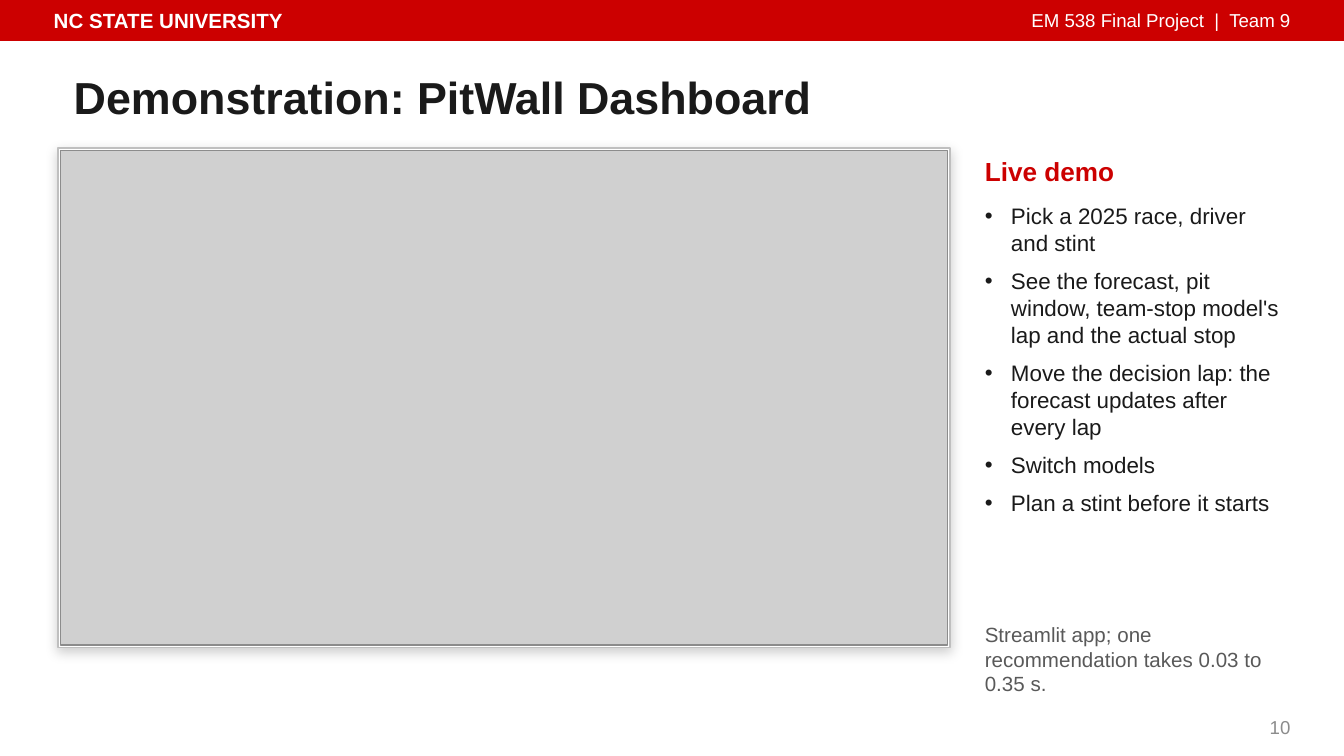
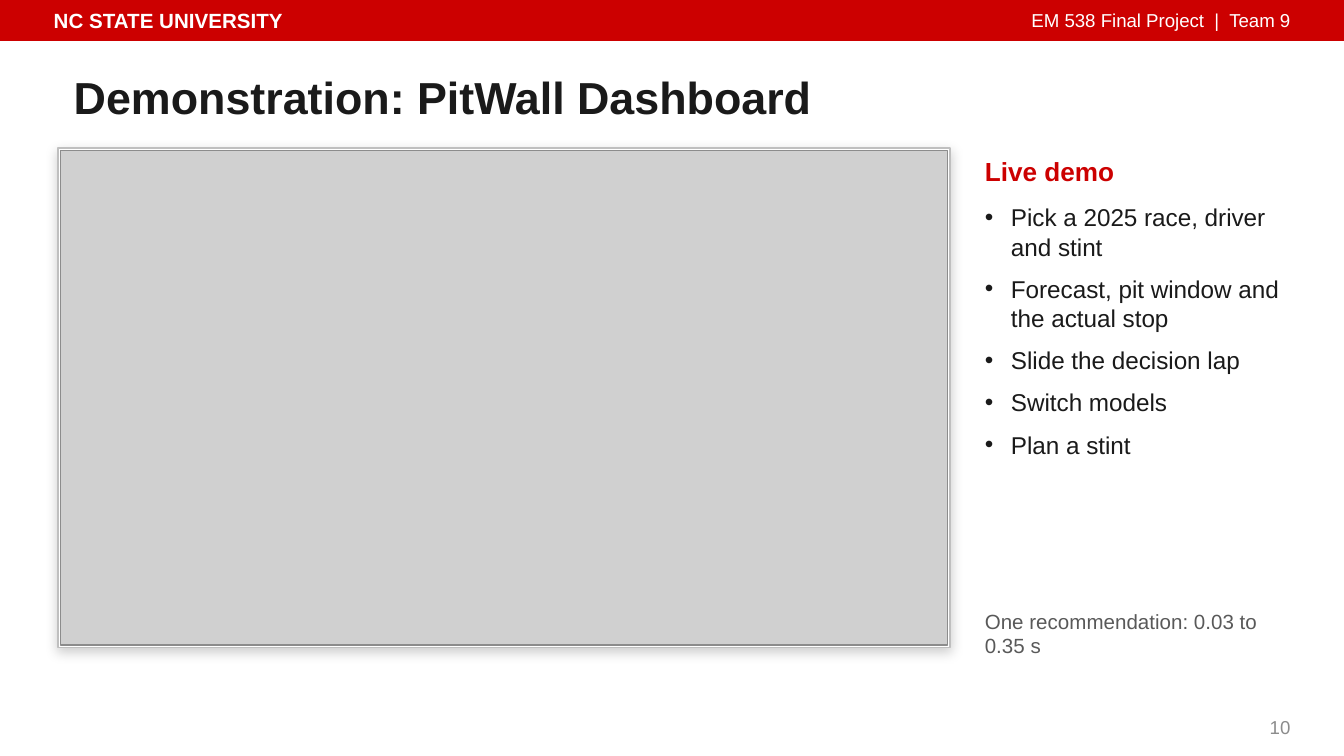
Before and after one commit to isaiahnick/f1-tire-degradation, a slide deck: slide 10 of reports/presentation/PitWall_Final_Presentation.pptx. Drawn at 1344x756 pixels with LibreOffice and Linux fonts; fonts in the diff are those of the drawing; grey boxes stand for pictures. Boxes give left, top, right and bottom in pixels: in the first picture for what was removed or moved away, otherwise in the second. Text is boxed around its words. In the diff, an @@ line names an element or a change of style, - is before the commit and + after.

```diff
--- a/reports/presentation/PitWall_Final_Presentation.pptx
+++ b/reports/presentation/PitWall_Final_Presentation.pptx
@@ text at box(1011, 208, 1266, 412): size 12 to 13 pt in "Pick a 2025 race, driver and stint", "Switch models"; more space between paragraphs @@
@@ text at box(1011, 280, 1278, 374): text changed; size 12 to 13 pt @@
-• See the forecast, pit window, team-stop model's lap and the actual stop
-• Move the decision lap: the forecast updates after every lap
+• Forecast, pit window and the actual stop
+• Slide the decision lap
@@ text at box(1011, 436, 1130, 455): text changed; size 12 to 13 pt @@
-• Plan a stint before it starts
+• Plan a stint
@@ text at box(985, 614, 1257, 653): text changed @@
-Streamlit app; one recommendation takes 0.03 to 0.35 s.
+One recommendation: 0.03 to 0.35 s
```
Also in this commit, not shown: 6 other slides changed, 1 other file.
